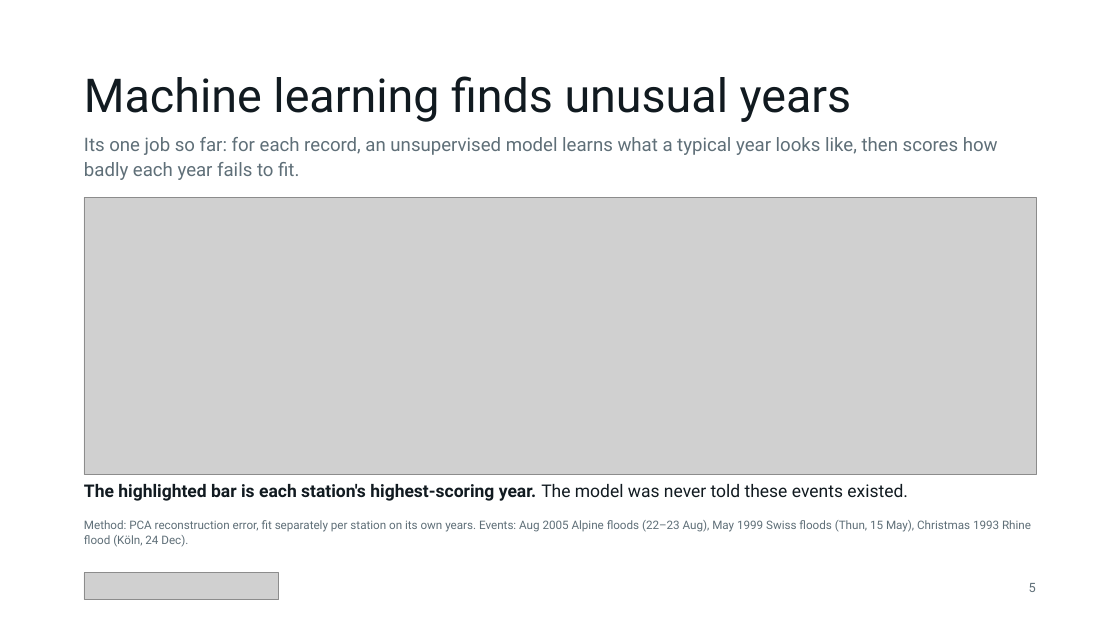
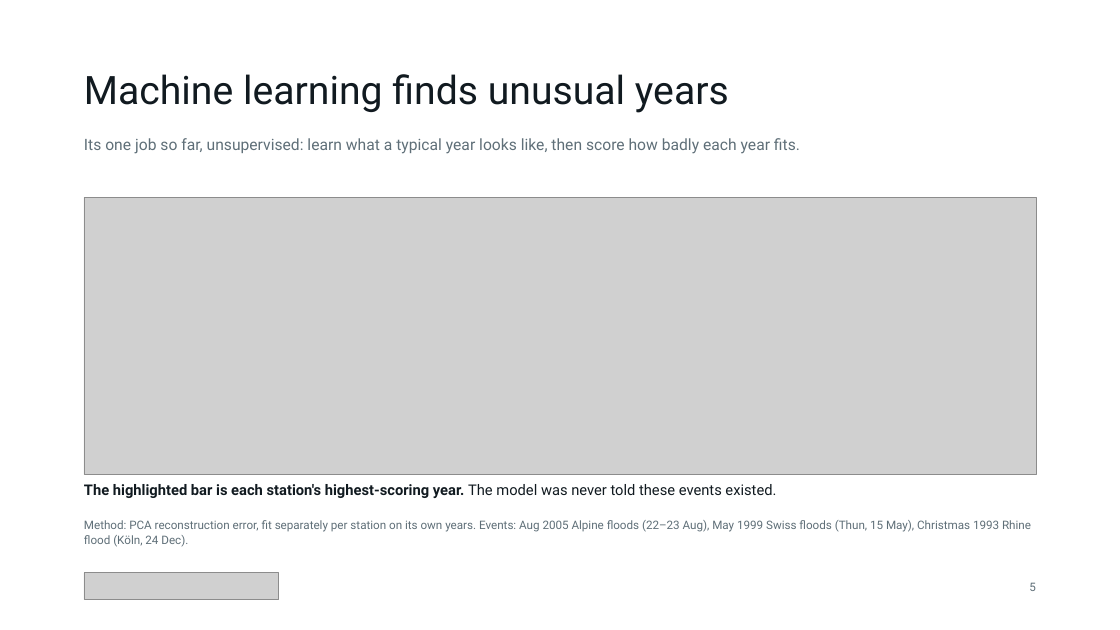
Before and after one commit to qintheory/noea, a slide deck: slide 5 of docs/noea-introduction.pptx. Drawn at 1120x630 pixels with LibreOffice and Linux fonts; fonts in the diff are those of the drawing; grey boxes stand for pictures. Boxes give left, top, right and bottom in pixels: in the first picture for what was removed or moved away, otherwise in the second. Text is boxed around its words. In the diff, an @@ line names an element or a change of style, - is before the commit and + after.

```diff
--- a/docs/noea-introduction.pptx
+++ b/docs/noea-introduction.pptx
@@ text "Machine learning finds unusual years" at <box>84,74,729,113</box>: size 40 to 33.6 pt @@
@@ text at <box>84,138,800,154</box>: text changed; size 16 to 13.4 pt @@
-Its one job so far: for each record, an unsupervised model learns what a typical year looks like, then scores how badly each year fails to fit.
+Its one job so far, unsupervised: learn what a typical year looks like, then score how badly each year fits.
@@ text "The highlighted bar is each ..." at <box>84,484,776,498</box>: size 15 to 12.6 pt @@
@@ text "5" at <box>1029,582,1036,591</box>: size 11 to 10 pt @@
```
Also in this commit, not shown: 6 other slides changed, 4 other files.
